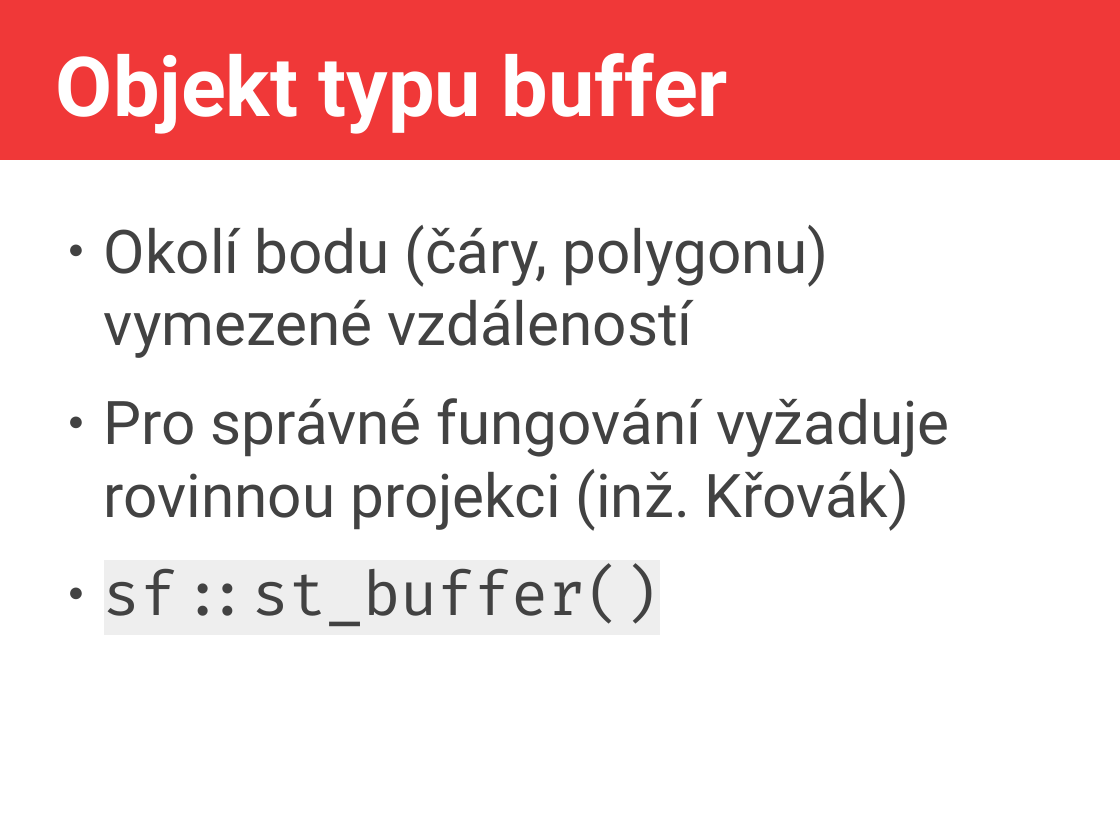
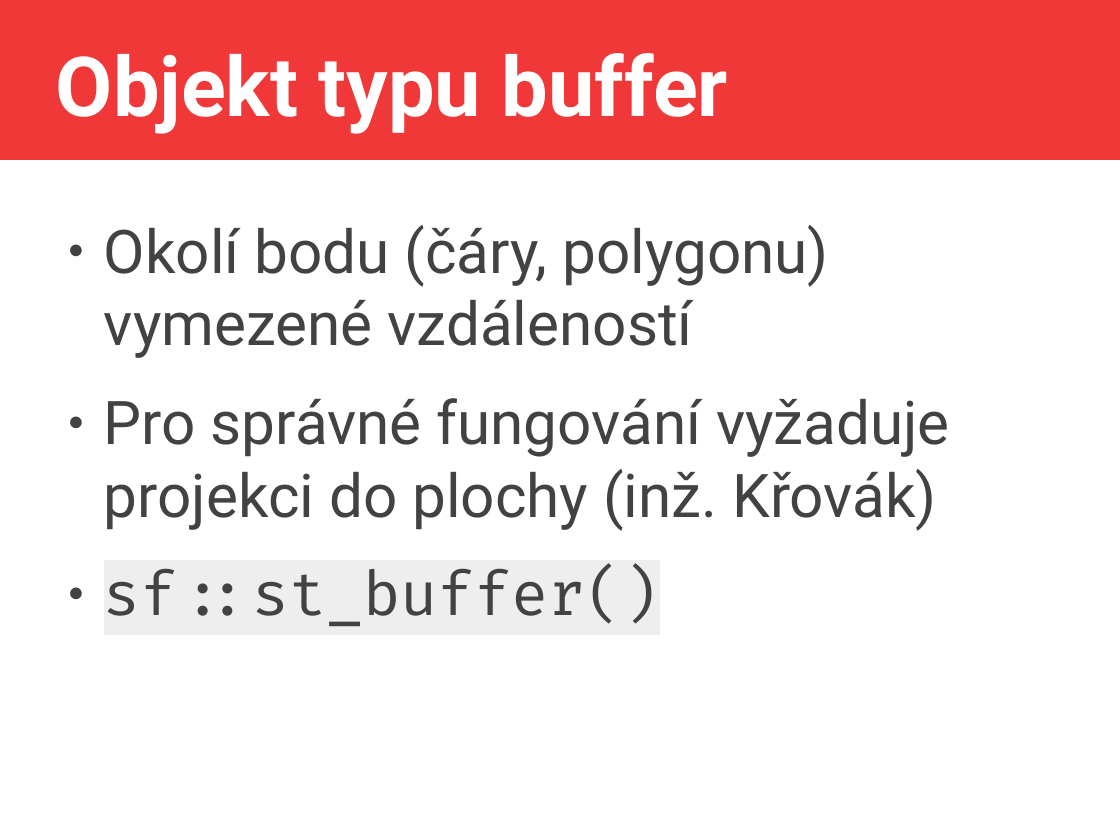
Before and after one commit to jlacko/4EK418, a slide deck: slide 9 of prez/3 -geometry creation.odp. Drawn at 1120x840 pixels with LibreOffice and Linux fonts; fonts in the diff are those of the drawing. Boxes give left, top, right and bottom in pixels: in the first picture for what was removed or moved away, otherwise in the second. Text is boxed around its words. In the diff, an @@ line names an element or a change of style, - is before the commit and + after.

```diff
--- a/prez/3 -geometry creation.odp
+++ b/prez/3 -geometry creation.odp
@@ text at (104,398,950,531): text changed @@
-● Pro správné fungování vyžaduje rovinnou projekci (inž. Křovák)
+● Pro správné fungování vyžaduje projekci do plochy (inž. Křovák)
```
Also in this commit, not shown: 3 other slides changed, 5 other files.
